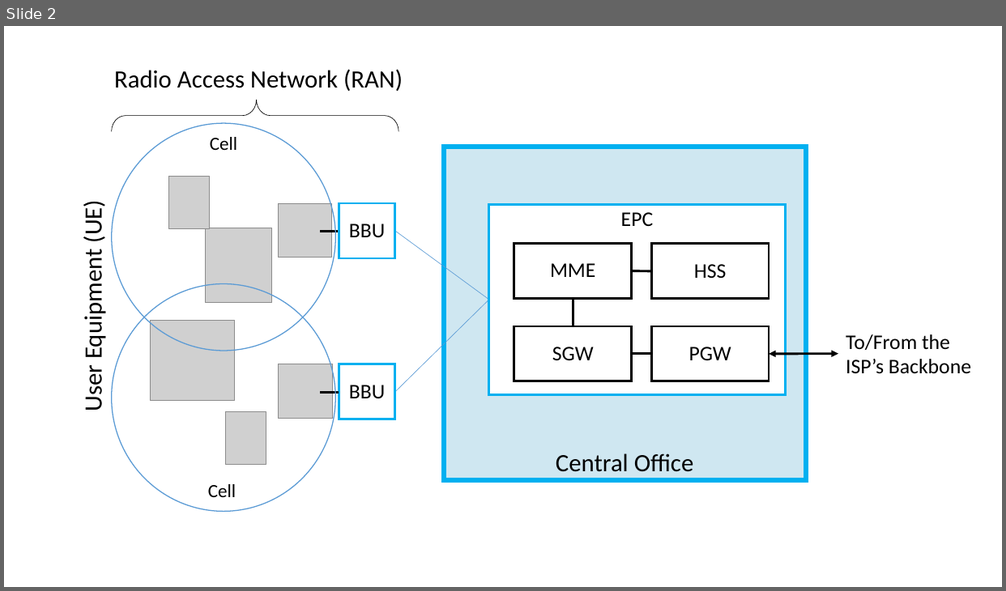
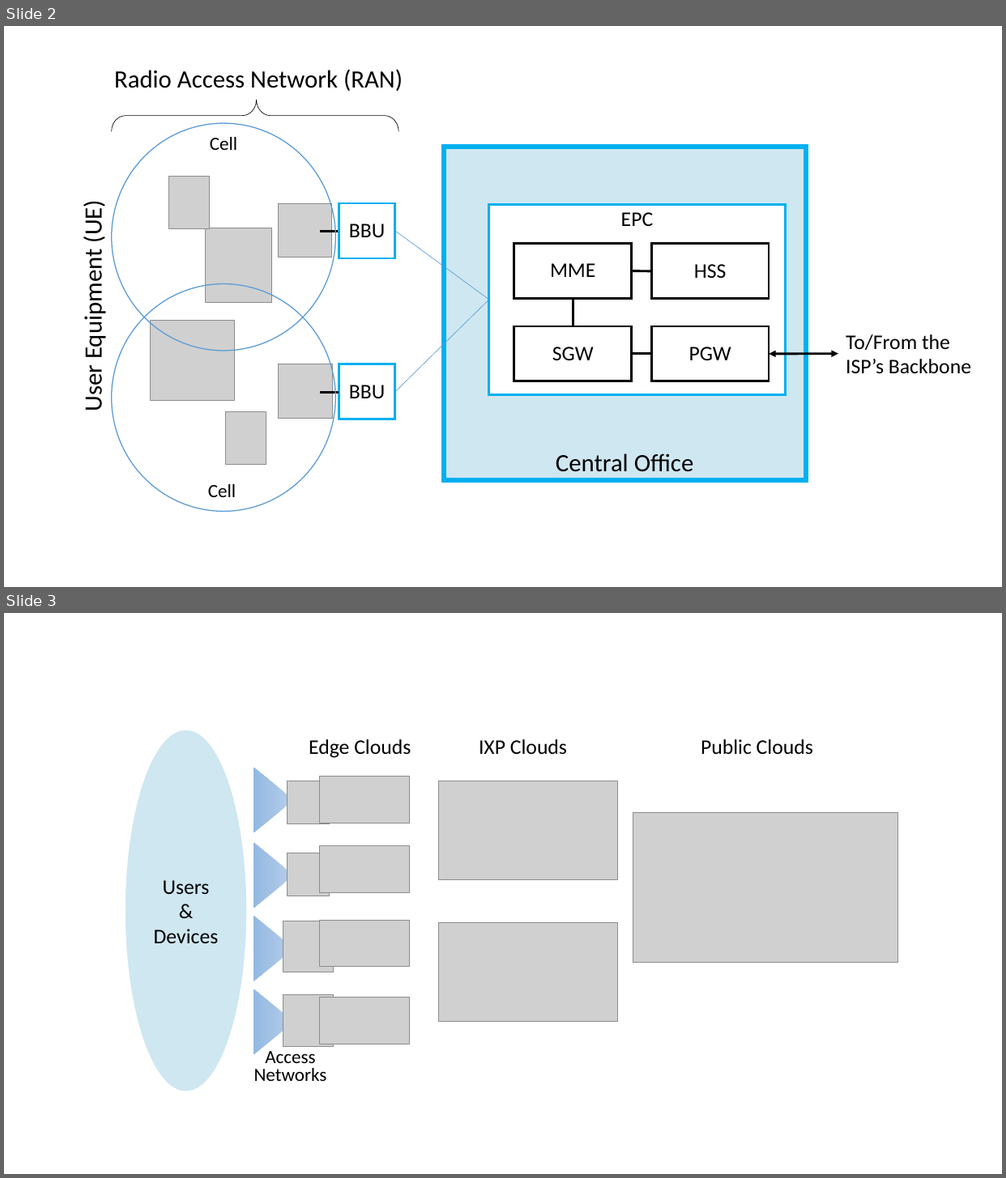
Before and after one commit to llpeterson/direct, a slide deck: figures/access.pptx. Shown one above the other, each under a label of ours: slide 2 before the commit, slides 2 and 3 after it. The pictures are 1006x591 and 1006x1178 pixels, drawn with LibreOffice and Linux fonts; fonts in the diff are those of the drawing; grey boxes stand for pictures. Boxes give left, top, right and bottom in pixels: in the first picture for what was removed or moved away, otherwise in the second. Text is boxed around its words. In the diff, an @@ line names an element or a change of style, - is before the commit and + after.

Commit message:
multi-cloud figure

```diff
--- a/figures/access.pptx
+++ b/figures/access.pptx
@@ slide 3 added at [4,613,1002,1174], background #FFFFFF @@
@@ ellipse added at [126,730,246,1092], fill #CFE7F1, outline #CFE7F1 0.5 pt, 20 pt, text #000000 @@
+Users
+&
+Devices
@@ text added at [309,739,411,758], 20 pt, text #000000 @@
+Edge Clouds
@@ text added at [479,739,567,755], 20 pt, text #000000 @@
+IXP Clouds
@@ text added at [701,739,813,755], 20 pt, text #000000 @@
+Public Clouds
@@ trapezoid added at [253,768,287,833], fill gradient #B1CBE9 to #A3C1E5 to #93B9E4 @@
@@ picture added at [287,781,329,824] @@
@@ picture added at [319,776,410,823] @@
@@ picture added at [438,781,617,879] @@
@@ picture added at [633,812,898,962] @@
@@ trapezoid added at [253,842,287,908], fill gradient #B1CBE9 to #A3C1E5 to #93B9E4 @@
@@ picture added at [287,854,329,896] @@
@@ picture added at [319,846,410,893] @@
@@ trapezoid added at [253,916,287,981], fill gradient #B1CBE9 to #A3C1E5 to #93B9E4 @@
@@ picture added at [283,921,334,973] @@
@@ picture added at [319,920,410,966] @@
@@ picture added at [438,923,617,1022] @@
@@ trapezoid added at [253,989,287,1054], fill gradient #B1CBE9 to #A3C1E5 to #93B9E4 @@
@@ picture added at [283,995,334,1047] @@
@@ picture added at [319,998,410,1044] @@
@@ text added at [254,1051,327,1081], 18 pt, text #000000 @@
+Access
+Networks
```
Also in this commit, not shown: 2 other files.
